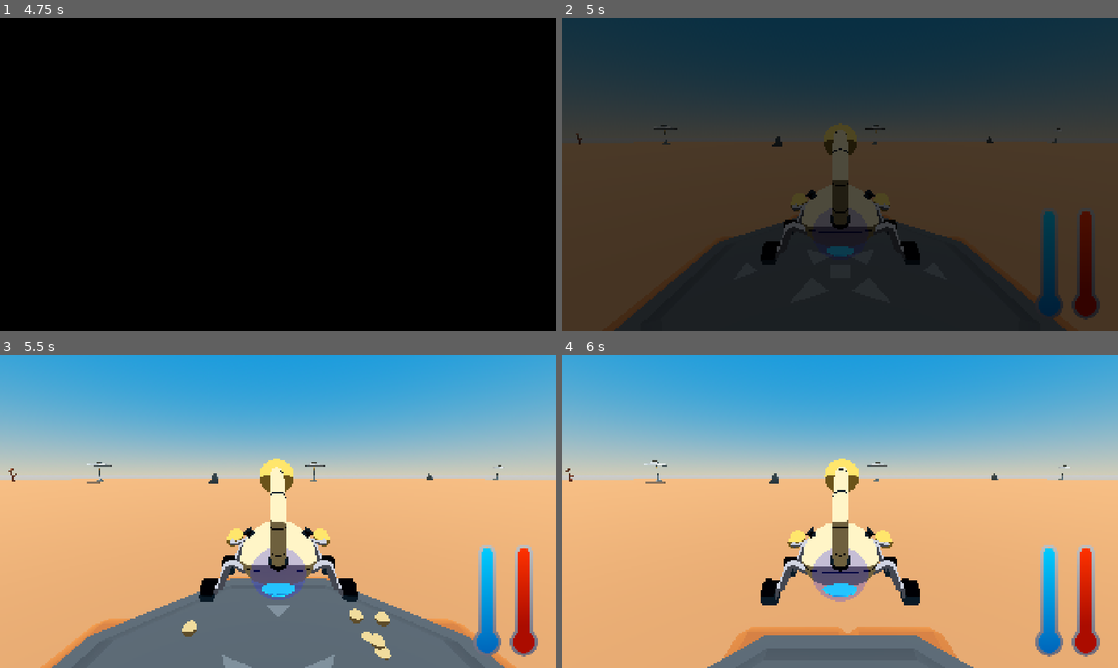
Above: before the commit, frames 1-4 (two rows, left to right).
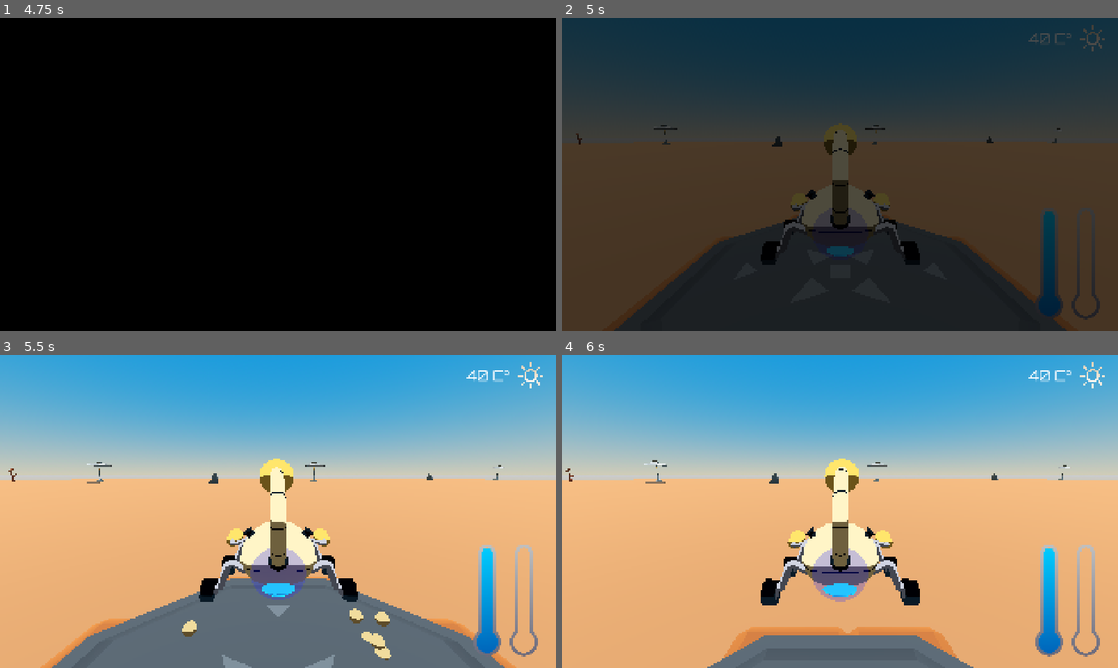
Above: after the commit, the same moments.

Repository: AldanaDiego/GameOff2025
Game: Godot game, scene res://scenes/main/scene_manager.tscn
The game is run twice, just before and just after one commit, with the same random seed, the same clock (stepped at 60 frames per second) and the same inputs.
Inputs (mouse positions are in pixels of both pictures, inside the frame that each line leads up to):
- Up to frame 1 (4.75 s): tap Enter at 0.5 s; move the mouse to (400, 158) at 0.52 s; hold E (menu_tab_right) 0.53-1.28 s; tap Shift at 0.6, 3.6 s; click (400, 158) at 0.67 s; tap Space at 0.77, 1.52, 4.25, 4.52 s; move the mouse to (166, 190) at 1.27 s; hold S (move_down) 1.28-2 s; tap Ctrl at 1.35, 4.35 s; click "Start" at 2 s; click "Start" at 2.75 s; move the mouse to (333, 105) at 3.52 s; hold E (menu_tab_right) 3.53-4.28 s; move the mouse to (250, 237) at 4.27 s; hold W (move_up) from 4.28 s (still down); click (250, 237) at 4.42 s
- Up to frame 2 (5 s): keep holding W (move_up)
- Up to frame 3 (5.5 s): move the mouse to (444, 558) at 5.02 s; release W (move_up) at 5.03 s; hold Q (menu_tab_left) from 5.03 s (still down); tap Shift at 5.1 s; tap Space at 5.27 s
- Up to frame 4 (6 s): keep holding Q (menu_tab_left); move the mouse to (673, 464) at 5.77 s; tap Ctrl at 5.85 s

Frame 1 is identical in both runs. In frame 2, 0.9% of the frame differs, in the area x 83-98%, y 2-96%; in frame 3, 1.0%; in frame 4, 1.0%.

Commit message:
Weather system

Diff:
--- a/scenes/ui/game/player_ui.tscn
+++ b/scenes/ui/game/player_ui.tscn
@@ -50,6 +50,7 @@
 offset_bottom = 181.5
 grow_horizontal = 2
 grow_vertical = 2
+step = 0.1
 value = 100.0
 fill_mode = 3
 nine_patch_stretch = true
@@ -76,6 +77,7 @@
 offset_bottom = 181.5
 grow_horizontal = 2
 grow_vertical = 2
+step = 0.1
 value = 100.0
 fill_mode = 3
 nine_patch_stretch = true
--- a/scenes/ui/game/weather_ui.tscn
+++ b/scenes/ui/game/weather_ui.tscn
@@ -1,6 +1,10 @@
-[gd_scene load_steps=2 format=3 uid="uid://g0e81vfdggov"]
+[gd_scene load_steps=6 format=3 uid="uid://g0e81vfdggov"]
 
 [ext_resource type="Script" uid="uid://bwvlpcyqe47v1" path="res://scripts/ui/game/weather_ui.gd" id="1_knna5"]
+[ext_resource type="FontFile" uid="uid://dsxvfo7ohmd7p" path="res://assets/fonts/Orbitron-VariableFont_wght.ttf" id="2_kdp2f"]
+[ext_resource type="Texture2D" uid="uid://cb8xevqsvtd8a" path="res://assets/images/sun_yellow.png" id="3_jtqwg"]
+[ext_resource type="Texture2D" uid="uid://bwhxt7svw50jv" path="res://assets/images/sun_white.png" id="3_yd3h1"]
+[ext_resource type="Texture2D" uid="uid://donh1eve8iiqt" path="res://assets/images/sun_red.png" id="4_xu0ti"]
 
 [node name="WeatherUI" type="Control"]
 layout_mode = 3
@@ -10,3 +14,31 @@
 grow_horizontal = 2
 grow_vertical = 2
 script = ExtResource("1_knna5")
+_textures = Array[Texture]([ExtResource("3_yd3h1"), ExtResource("3_jtqwg"), ExtResource("4_xu0ti")])
+
+[node name="HBoxContainer" type="HBoxContainer" parent="."]
+layout_mode = 1
+anchors_preset = 1
+anchor_left = 1.0
+anchor_right = 1.0
+offset_left = -320.0
+offset_top = 20.0
+offset_right = -20.0
+offset_bottom = 120.0
+grow_horizontal = 0
+
+[node name="Label" type="Label" parent="HBoxContainer"]
+custom_minimum_size = Vector2(160, 0)
+layout_mode = 2
+size_flags_horizontal = 6
+theme_override_fonts/font = ExtResource("2_kdp2f")
+theme_override_font_sizes/font_size = 48
+text = "40 C°"
+horizontal_alignment = 2
+
+[node name="WeatherTexture" type="TextureRect" parent="HBoxContainer"]
+custom_minimum_size = Vector2(0, 100)
+layout_mode = 2
+size_flags_horizontal = 6
+texture = ExtResource("3_yd3h1")
+expand_mode = 3
--- a/scripts/game/game.gd
+++ b/scripts/game/game.gd
@@ -1,15 +1,24 @@
 class_name Game extends Node3D
 ## Game manager
 
-#TODO implement tick timer and update weather and player (in order)
+const TICK: float = 1.5
 
 @onready var _player: Player = $Player
 @onready var _camera: Camera3D = $Camera3D
 @onready var _stage: Stage = $Stage
+@onready var _weather: Weather = $Weather
+@onready var _player_ui: PlayerUI = $PlayerUI
+@onready var _weather_ui: WeatherUI = $WeatherUI
+
+var _tick_timer: Timer
 
 func _ready() -> void:
     _stage.on_stage_ready.connect(_on_stage_ready)
     _player.on_radar_used.connect(_on_player_radar_used)
+    _tick_timer = GlobalTools.add_timer_node(self, TICK)
+    _tick_timer.one_shot = false
+    _tick_timer.timeout.connect(_on_tick)
+    _tick_timer.start()
 
 func _process(_delta) -> void:
     _camera.position.x = _player.camera_controller.global_position.x
@@ -23,3 +32,10 @@
 func _on_player_radar_used() -> void:
     var pos = _player.global_position
     _stage.reveal_diggable_spots(pos)
+
+## Every second updates game behaviour
+func _on_tick() -> void:
+    _weather.update()
+    _weather_ui.update(_weather.get_current_temperature())
+    _player.update(_weather.get_current_temperature())
+    _player_ui.update(_player.get_water_tank(), _player.get_inner_temperature())
--- a/scripts/game/player.gd
+++ b/scripts/game/player.gd
@@ -28,6 +28,8 @@
 var _radar_action_timer: Timer
 var _current_water_spot: WaterSpot
 var _speed_stage: int
+var _water_tank: float
+var _inner_temperature: float
 
 signal on_radar_used
 
@@ -40,6 +42,8 @@
     _radar_action_timer = GlobalTools.add_timer_node(self, RADAR_ACTION_DURATION)
     _current_water_spot = null
     _speed_stage = 0
+    _water_tank = 100.0
+    _inner_temperature = 0.0
 
 func _physics_process(delta) -> void:
     if Input.is_action_just_pressed("drill_menu_ok"):
@@ -146,3 +150,15 @@
 ## Updates references to WaterSpot when entering or leaving their Area3D
 func set_current_water_spot(spot: WaterSpot) -> void:
     _current_water_spot = spot
+
+## Gets current amount of water in player's tank
+func get_water_tank() -> float:
+    return _water_tank
+
+## Gets the current inner temperature of the player
+func get_inner_temperature() -> float:
+    return _inner_temperature
+
+## Update water consumption and inner temperature
+func update(world_temp: int) -> void:
+    pass #TODO
--- a/scripts/game/weather.gd
+++ b/scripts/game/weather.gd
@@ -1,4 +1,113 @@
 class_name Weather extends Node3D
 ## Simulates day/night cycle, sunlight and temperature
 
-#TODO this one gonna be though u.u
+const MIN_TEMP: int = 40
+const MAX_TEMP: int = 60
+const HEATWAVE_DURATION: int = 10
+const BETWEEN_HEATWAVE_DURATION: int = 10
+
+enum State { NORMAL, PRE_HEATWAVE, HEATWAVE, POST_HEATWAVE}
+
+var _current_temperature: int
+var _cycles_since_last_heatwave: int
+var _cycles_since_temp_change: int
+var _last_temp_change: int
+var _state: State
+
+func _ready() -> void:
+    _current_temperature = MIN_TEMP
+    _cycles_since_last_heatwave = 0
+    _cycles_since_temp_change = 0
+    _last_temp_change = 0
+    _state = State.NORMAL
+
+## Advance temperature cycle
+func update() -> void:
+    match _state:
+        State.NORMAL:
+            _temp_advance_normal()
+        State.PRE_HEATWAVE:
+            _temp_advance_pre_heatwave()
+        State.HEATWAVE:
+            _temp_advance_heatwave()
+        State.POST_HEATWAVE:
+            _temp_advance_post_heatwave()
+
+## Changes temperature with weighted probability
+func _temp_advance_normal() -> void:
+    var random: float = randf()
+    var chance_to_change: float = _cycles_since_temp_change * 0.25
+
+    if random < chance_to_change:
+        random = randf()
+        var chance_to_lower: float = (_current_temperature - MIN_TEMP) * 0.05 #0.0 to 1.0
+
+        if _cycles_since_last_heatwave <= BETWEEN_HEATWAVE_DURATION: #if last heatwave was recent, more likely to lower temperature
+            chance_to_lower += 0.1 * (BETWEEN_HEATWAVE_DURATION - _cycles_since_last_heatwave)
+        else: #if last heatwave was long ago, more likely to rise temp
+            chance_to_lower -= (_cycles_since_last_heatwave - BETWEEN_HEATWAVE_DURATION) * 0.1
+
+        chance_to_lower = clampf(chance_to_lower, 0.1, 0.9)
+
+        var step: int = -1 if random < chance_to_lower else 1
+        _current_temperature = clampi(
+            _current_temperature + step,
+            MIN_TEMP,
+            MAX_TEMP
+        )
+
+        _last_temp_change = step
+        _cycles_since_last_heatwave += 1
+        _cycles_since_temp_change = 0
+
+        if _current_temperature >= MAX_TEMP * 0.92 and _cycles_since_last_heatwave >= BETWEEN_HEATWAVE_DURATION:
+            _state = State.PRE_HEATWAVE
+    else: #Temperature stays the same for this cycle
+        _last_temp_change = 0
+        _cycles_since_last_heatwave += 1
+        _cycles_since_temp_change += 1
+
+## Increases temperature towards a heatwave
+func _temp_advance_pre_heatwave() -> void:
+    var random: float = randf()
+    var chance_to_change: float = _cycles_since_temp_change * 0.25
+    if random < chance_to_change:
+        _current_temperature += 1
+        _cycles_since_temp_change = 0
+        _last_temp_change = 1
+    else:
+        _cycles_since_temp_change += 1
+        _last_temp_change = 0
+
+    if _current_temperature == MAX_TEMP:
+        _cycles_since_last_heatwave = 0
+        _state = State.HEATWAVE
+    else:
+        _cycles_since_last_heatwave += 1
+
+## Mantain hight temperature during a heatwave
+func _temp_advance_heatwave() -> void:
+    _cycles_since_temp_change += 1
+    _last_temp_change = 0
+
+    if _cycles_since_temp_change > HEATWAVE_DURATION:
+        _state = State.POST_HEATWAVE
+
+## Lowers temperature after a heatwave
+func _temp_advance_post_heatwave() -> void:
+    var random: float = randf()
+    var chance_to_change: float = _cycles_since_temp_change * 0.25
+    if random < chance_to_change:
+        _current_temperature -= 1
+        _cycles_since_temp_change = 0
+        _last_temp_change = -1
+    else:
+        _cycles_since_temp_change += 1
+        _last_temp_change = 0
+
+    if _current_temperature <= MAX_TEMP * 0.85:
+        _state = State.NORMAL
+
+## Gets the current world temperature
+func get_current_temperature() -> int:
+    return _current_temperature
--- a/scripts/ui/game/player_ui.gd
+++ b/scripts/ui/game/player_ui.gd
@@ -1 +1,13 @@
 class_name PlayerUI extends Control
+
+@onready var _water_ui: TextureProgressBar = $HBoxContainer/WaterTank/WaterBar
+@onready var _temperature_ui: TextureProgressBar = $HBoxContainer/Thermometer/TemperatureBar
+
+func _ready() -> void:
+    _water_ui.value = 100.0
+    _temperature_ui.value = 0.0
+
+## Update the progress bars on this UI
+func update(water: float, temperature: float) -> void:
+    _water_ui.value = water
+    _temperature_ui.value = temperature
--- a/scripts/ui/game/weather_ui.gd
+++ b/scripts/ui/game/weather_ui.gd
@@ -1 +1,25 @@
 class_name WeatherUI extends Control
+
+@export var _textures: Array[Texture]
+
+@onready var _label: Label = $HBoxContainer/Label
+@onready var _weather_texture: TextureRect = $HBoxContainer/WeatherTexture
+
+var _current_texture: int
+var _temp_midpoint: int
+
+func _ready() -> void:
+    _current_texture = 0
+    _temp_midpoint = (Weather.MAX_TEMP + Weather.MIN_TEMP) / 2
+
+func update(temp: int) -> void:
+    _label.text = str(temp) + " C°"
+    if temp < _temp_midpoint and _current_texture != 0:
+        _current_texture = 0
+        _weather_texture.texture = _textures[0]
+    elif temp >= _temp_midpoint and temp < Weather.MAX_TEMP and _current_texture != 1:
+        _current_texture = 1
+        _weather_texture.texture = _textures[1]
+    elif temp == Weather.MAX_TEMP and _current_texture != 2:
+        _current_texture = 2
+        _weather_texture.texture = _textures[2]
Binary file added: assets/fonts/Orbitron-VariableFont_wght.ttf
Not shown, added: assets/fonts/Orbitron-VariableFont_wght.ttf.import
Binary file added: assets/images/sun_red.png
Not shown, added: assets/images/sun_red.png.import
Binary file added: assets/images/sun_white.png
Not shown, added: assets/images/sun_white.png.import
Binary file added: assets/images/sun_yellow.png
Not shown, added: assets/images/sun_yellow.png.import
